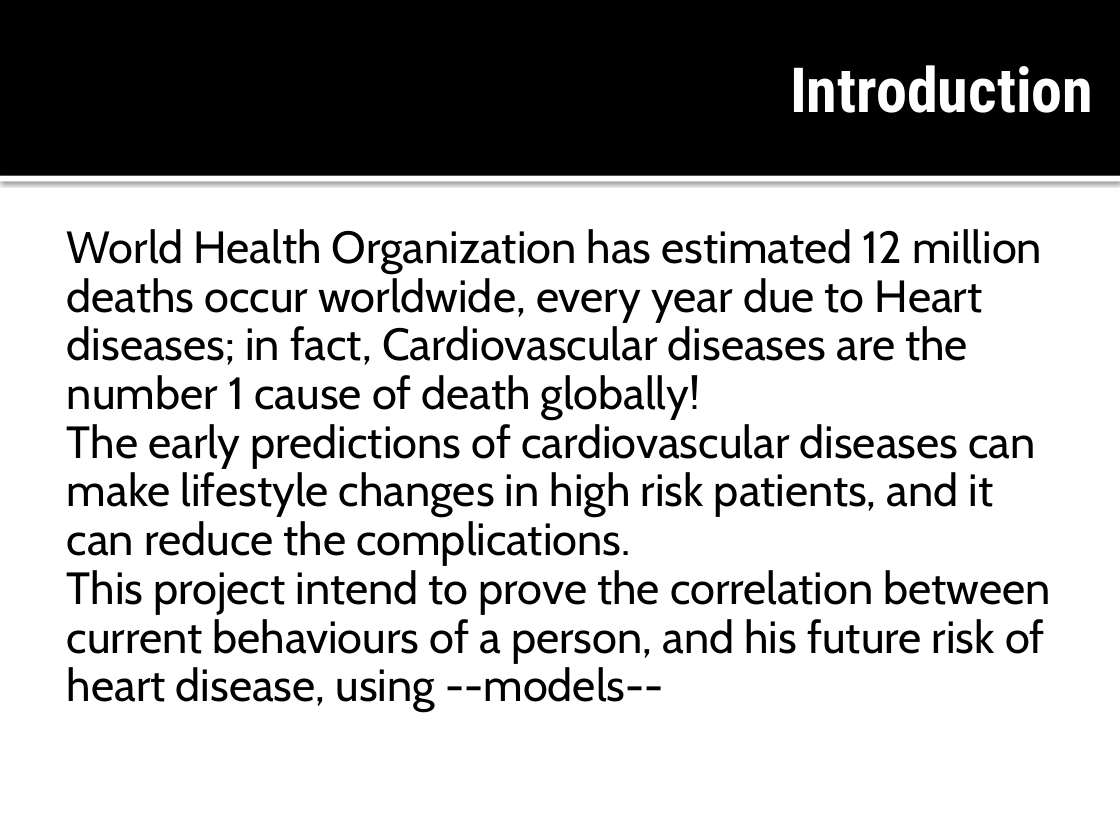
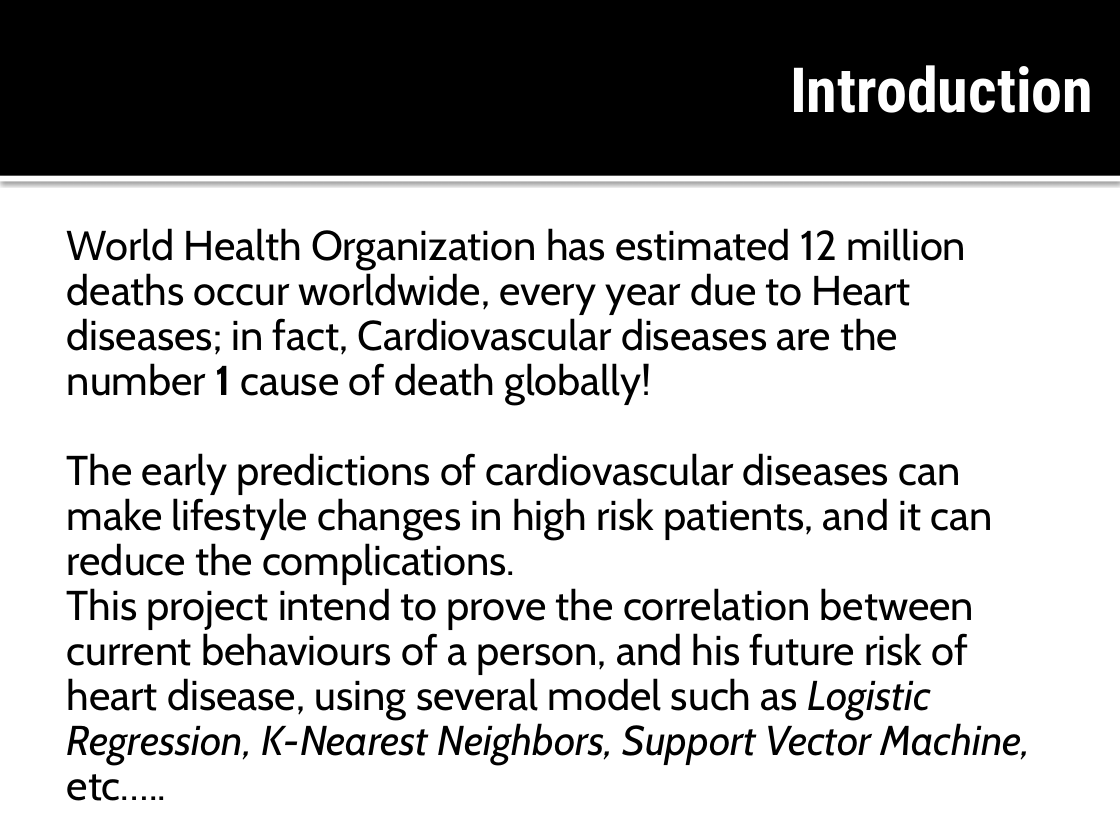
Before and after one commit to TarazGr/FDS-Final, a slide deck: slide 2 of Prova.pptx. Drawn at 1120x840 pixels with LibreOffice and Linux fonts; fonts in the diff are those of the drawing. Boxes give left, top, right and bottom in pixels: in the first picture for what was removed or moved away, otherwise in the second. Text is boxed around its words. In the diff, an @@ line names an element or a change of style, - is before the commit and + after.

```diff
--- a/Prova.pptx
+++ b/Prova.pptx
@@ text at (67, 228, 993, 585): size 29 to 26.8 pt in "World Health Organization has estimated 12 million ...", "The early predictions of cardiovascular diseases can ..."; bold on in "1" @@
@@ text at (67, 588, 1031, 801): text changed; size 29 to 26.8 pt @@
-This project intend to prove the correlation between current behaviours of a person, and his future risk of heart disease, using --models--
+This project intend to prove the correlation between current behaviours of a person, and his future risk of heart disease, using several model such as Logistic Regression, K-Nearest Neighbors, Support Vector Machine, etc…..
```
Also in this commit, not shown: 2 other slides changed, 1 other file.
